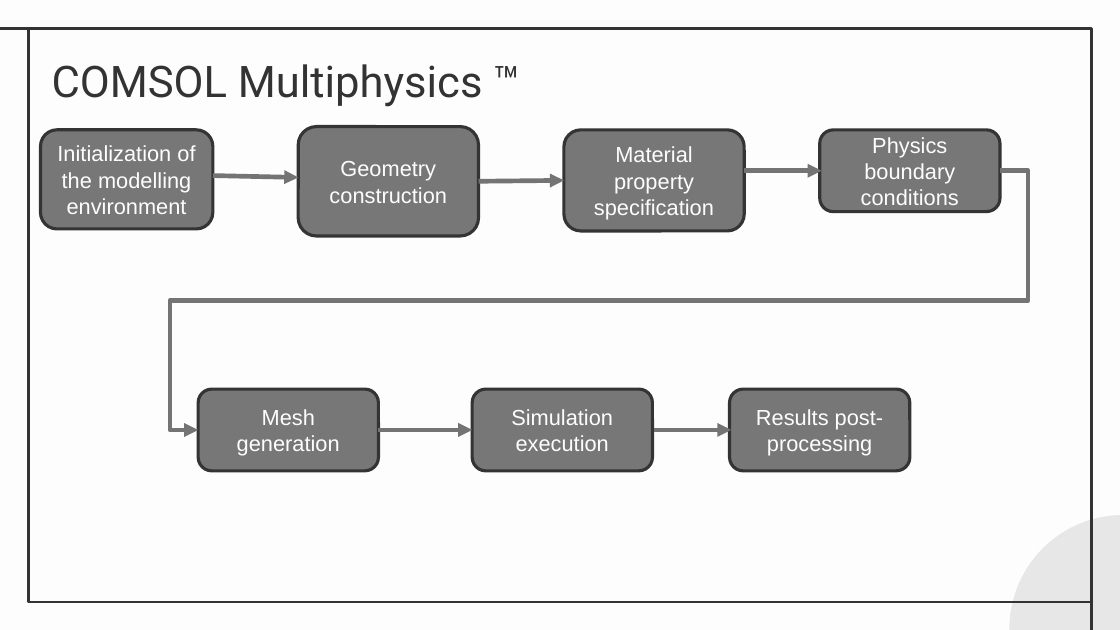
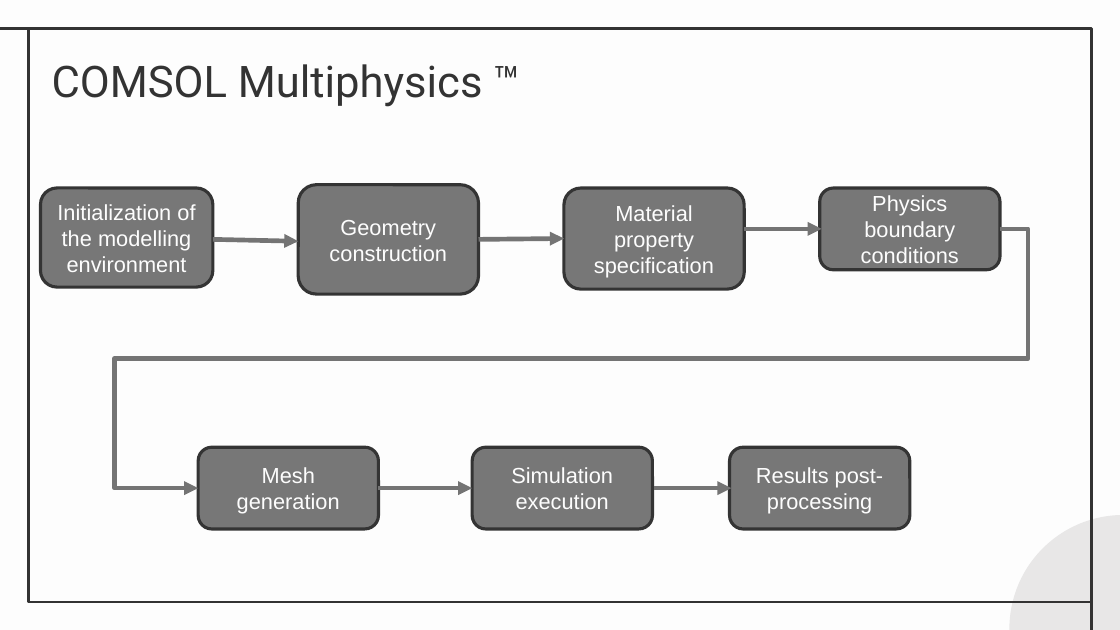
Before and after one commit to Collins-kariuk/Physics-Thesis-PDRCs, a slide deck: slide 7 of Presentations/Thesis Presentation.pptx. Drawn at 1120x630 pixels with LibreOffice and Linux fonts; fonts in the diff are those of the drawing. Boxes give left, top, right and bottom in pixels: in the first picture for what was removed or moved away, otherwise in the second. Text is boxed around its words. In the diff, an @@ line names an element or a change of style, - is before the commit and + after.

```diff
--- a/Presentations/Thesis Presentation.pptx
+++ b/Presentations/Thesis Presentation.pptx
@@ elbow arrow moved from (1000, 170) - (198, 430) to (1000, 228) - (198, 488) @@
@@ arrow moved from (213, 176) - (298, 177) to (213, 240) - (298, 241) @@
@@ 7 rounded rectangles, 4 arrows: place and size @@
-7 rounded rectangles, 4 arrows at <box>40,127,1000,470</box>
+7 rounded rectangles, 4 arrows at <box>40,185,1000,529</box>
```
Also in this commit, not shown: 5 other slides changed.
